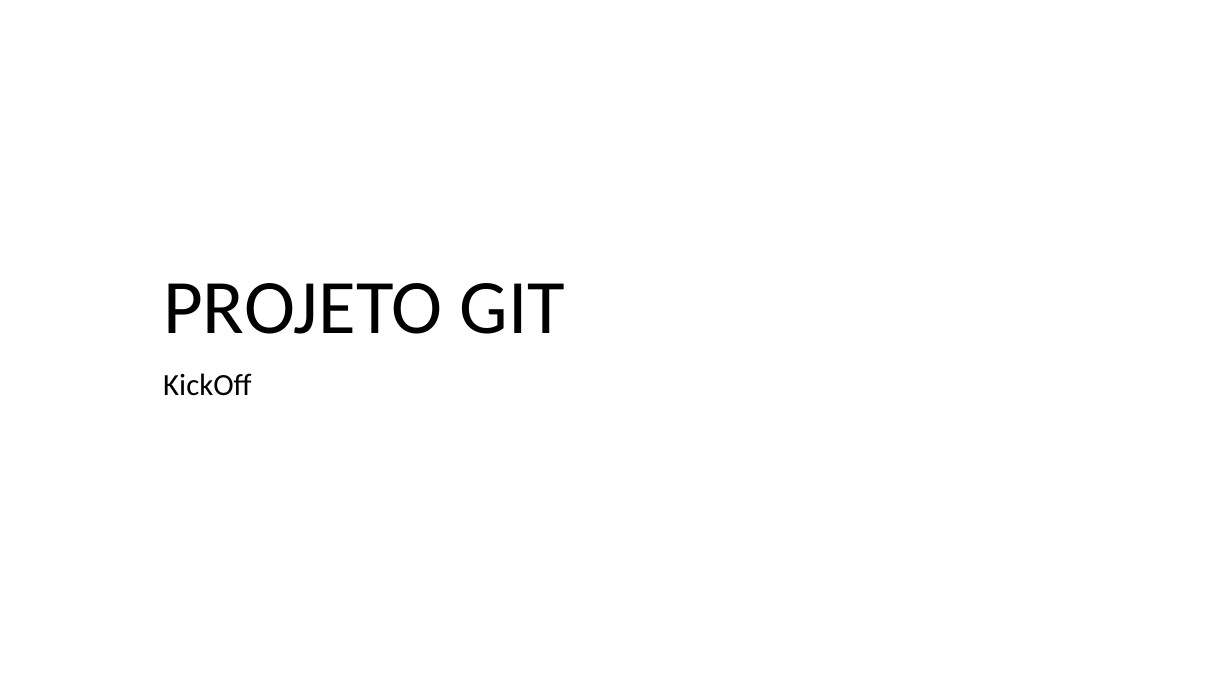
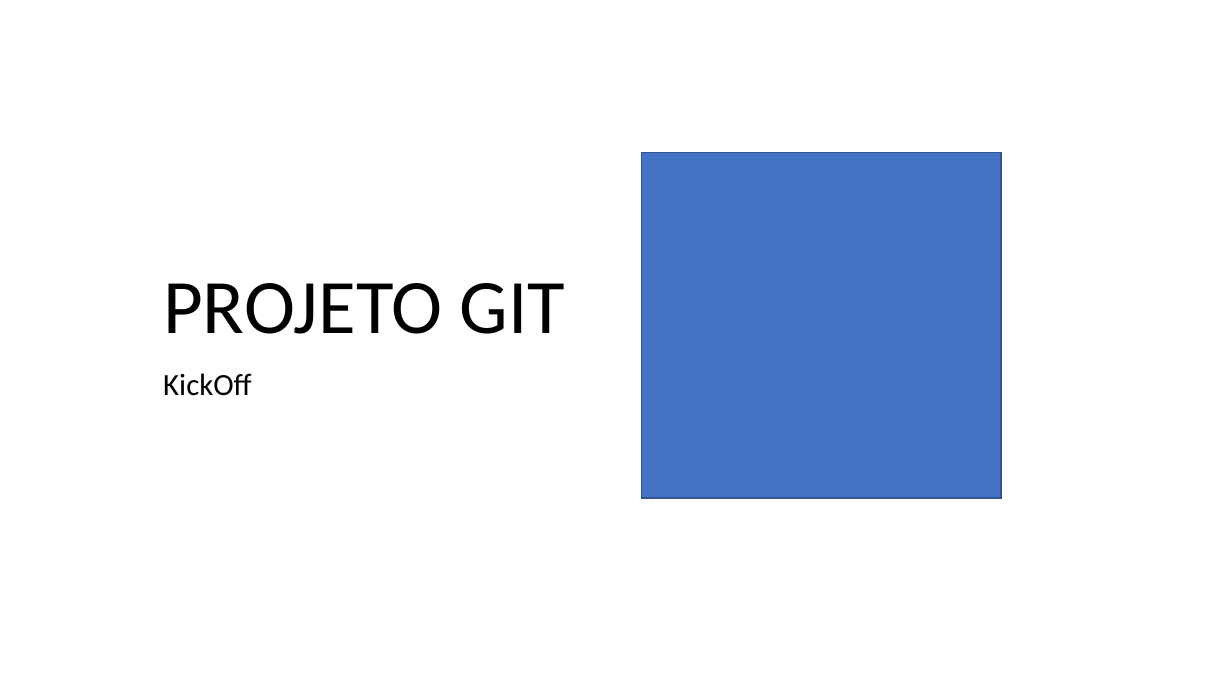
Before and after one commit to ViniciusCardosoCSilva/3SIPG-ExemploGIT-2024, a slide deck: slide 1 of PastaDocsEngenharia/PROJETO GIT.pptx. Drawn at 1232x693 pixels with LibreOffice and Linux fonts; fonts in the diff are those of the drawing. Boxes give left, top, right and bottom in pixels: in the first picture for what was removed or moved away, otherwise in the second. Text is boxed around its words. In the diff, an @@ line names an element or a change of style, - is before the commit and + after.

Commit message:
Versão final do documento de kickoff

```diff
--- a/PastaDocsEngenharia/PROJETO GIT.pptx
+++ b/PastaDocsEngenharia/PROJETO GIT.pptx
@@ rectangle added at <box>641,152,1001,498</box>, fill #4472C4, outline #325491 1 pt @@
```
